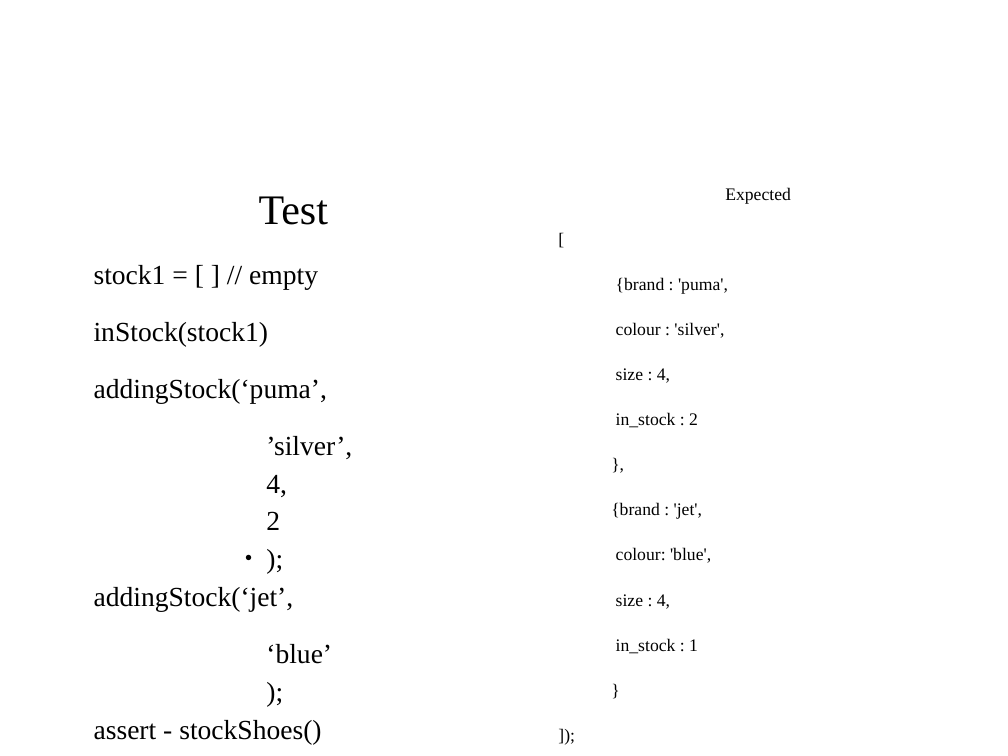
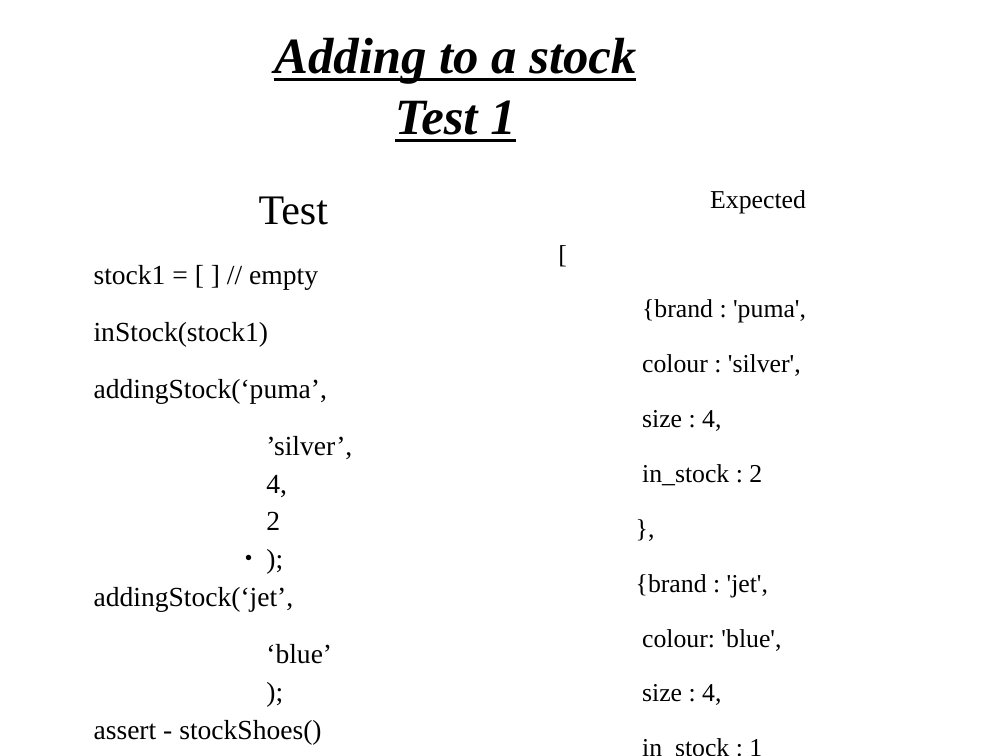
Before and after one commit to TaSiya/shoe, a slide deck: slide 6 of project presentation.odp. Drawn at 1008x756 pixels with LibreOffice and Linux fonts; fonts in the diff are those of the drawing; background and template pictures are left out. Boxes give left, top, right and bottom in pixels: in the first picture for what was removed or moved away, otherwise in the second. Text is boxed around its words. In the diff, an @@ line names an element or a change of style, - is before the commit and + after.

```diff
--- a/project presentation.odp
+++ b/project presentation.odp
@@ title added at <box>274,37,636,142</box>, 40 pt, text #000000, bold, italic, underline @@
+Adding to a stock
+Test 1
@@ text "Expected" at <box>636,190,806,705</box>: size 13.9 to 20.3 pt @@
```
Also in this commit, not shown: 2 other slides changed, 2 slides added, 3 other files.
